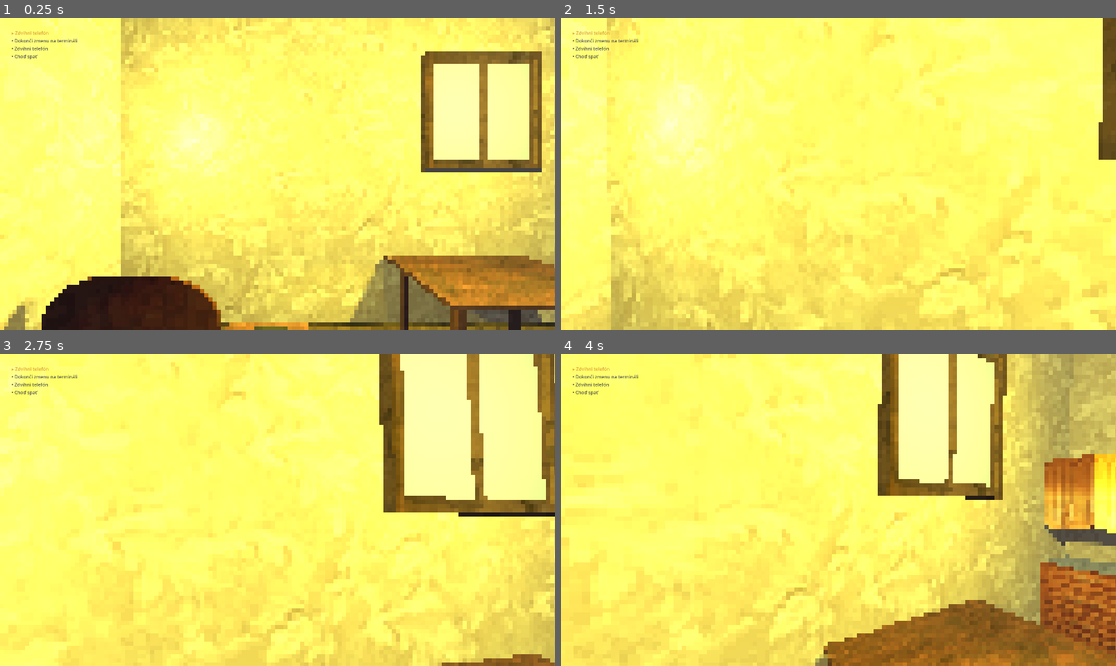
Above: before the commit, frames 1-4 (two rows, left to right).
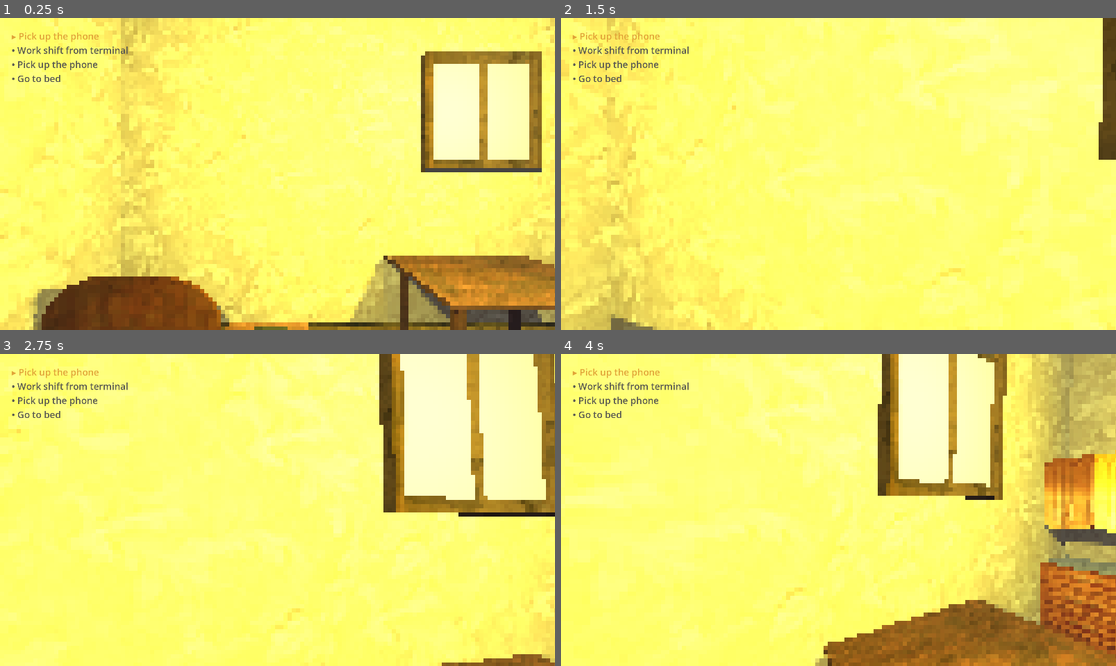
Above: after the commit, the same moments.

Repository: SimonKyselica/still-human
Game: Godot game, scene res://Main.tscn
Two runs of this game, one before a commit and one after it. Both use one fixed random seed, a clock stepped at 60 frames per second and the inputs below. Sound files missing from this copy of the repository are replaced by a short silence.
Inputs (mouse positions are in pixels of both pictures, inside the frame that each line leads up to):
- Up to frame 1 (0.25 s): no input
- Up to frame 2 (1.5 s): tap Enter at 0.5 s; move the mouse to (866, 174) at 0.52 s; hold Space (advance_dialog) 0.53-1.28 s; hold W (move_forward) from 0.53 s (still down); click (866, 174) at 0.67 s; move the mouse to (810, 174) at 1.27 s; tap E (interact) at 1.35 s
- Up to frame 3 (2.75 s): keep holding W (move_forward); tap Space (advance_dialog) at 2 s; move the mouse to (288, 503) at 2.02 s; hold Space (advance_dialog) from 2.03 s (still down)
- Up to frame 4 (4 s): keep holding W (move_forward); tap Enter at 2.75 s; move the mouse to (832, 516) at 2.77 s; release Space (advance_dialog) at 2.78 s; tap E (interact) at 2.85 s; click (832, 516) at 2.92 s; tap Space (advance_dialog) at 3.5 s; move the mouse to (877, 513) at 3.52 s; hold Space (advance_dialog) from 3.53 s (still down)

The runs differ from the first frame. In frame 1, 32% of the frame differs, in the area x 0-100%, y 0-100%; in frame 2, 19%; in frame 3, 21%; in frame 4, 24%.

Commit message:
minor changes

Diff:
--- a/Global Scripts/DayManager.gd
+++ b/Global Scripts/DayManager.gd
@@ -59,11 +59,14 @@
 		var row := Label.new()
 		if i < GameState.current_task_index:
 			row.text = "✔ " + t.title
-			row.modulate = Color(0.44, 0.44, 0.39)   # hotové – tlmené
+			row.modulate = Color(0.44, 0.44, 0.39)
+			row.add_theme_font_size_override("font_size", 32)  # hotové – tlmené
 		elif i == GameState.current_task_index:
 			row.text = "▸ " + t.title
-			row.modulate = Color(0.88, 0.64, 0.22)   # aktívne – jantár
+			row.modulate = Color(0.88, 0.64, 0.22)  # aktívne – jantár
+			row.add_theme_font_size_override("font_size", 32)
 		else:
 			row.text = "• " + t.title
 			row.modulate = Color(0.35, 0.35, 0.32)   # zamknuté – šedé
+			row.add_theme_font_size_override("font_size", 32)
 		_ui.add_child(row)
--- a/Global Scripts/GameState.gd
+++ b/Global Scripts/GameState.gd
@@ -26,10 +26,10 @@
 func _build_schedule(d: int) -> Array[DayTask]:
 	var list: Array[DayTask] = []
 	#list.append(_task("eat",      "Najedz sa",                  "CHORE"))
-	list.append(_task("phone",    "Zdvihni telefón",           "PHONE"))
-	list.append(_task("terminal", "Dokonči zmenu na termináli", "TERMINAL"))
-	list.append(_task("phone",    "Zdvihni telefón",           "PHONE"))
-	list.append(_task("sleep",    "Choď spať",                 "SLEEP"))
+	list.append(_task("phone",    "Pick up the phone",           "PHONE"))
+	list.append(_task("terminal", "Work shift from terminal", "TERMINAL"))
+	list.append(_task("phone",    "Pick up the phone",           "PHONE"))
+	list.append(_task("sleep",    "Go to bed",                 "SLEEP"))
 	return list
 
 func _task(id: String, title: String, phase: String) -> DayTask:
--- a/Main.tscn
+++ b/Main.tscn
@@ -113,8 +113,13 @@
 light_color = Color(1, 1, 0.34117648, 1)
 shadow_enabled = true
 
+[node name="OmniLight3D3" type="OmniLight3D" parent="Room" unique_id=1039629813]
+transform = Transform3D(1, 0, 0, 0, 1, 0, 0, 0, 1, -1.9612875, 2.7350688, -0.14574122)
+light_color = Color(1, 1, 0.34117648, 1)
+shadow_enabled = true
+
 [node name="OmniLight3D2" type="OmniLight3D" parent="Room" unique_id=1312398241]
-transform = Transform3D(1, 0, 0, 0, 1, 0, 0, 0, 1, -4.6791735, 2.4365792, -5.2470055)
+transform = Transform3D(1, 0, 0, 0, 1, 0, 0, 0, 1, -4.011484, 2.4365792, -3.578754)
 light_color = Color(1, 1, 0.34117648, 1)
 shadow_enabled = true
 
--- a/project.godot
+++ b/project.godot
@@ -24,6 +24,10 @@
 
 window/size/viewport_width=1920
 window/size/viewport_height=1080
+
+[editor]
+
+movie_writer/movie_file="/Users/simon/Developer/Godot/one-room(wip)/Recordings/promo.avi"
 
 [input]
 
Not shown, added: .DS_Store
